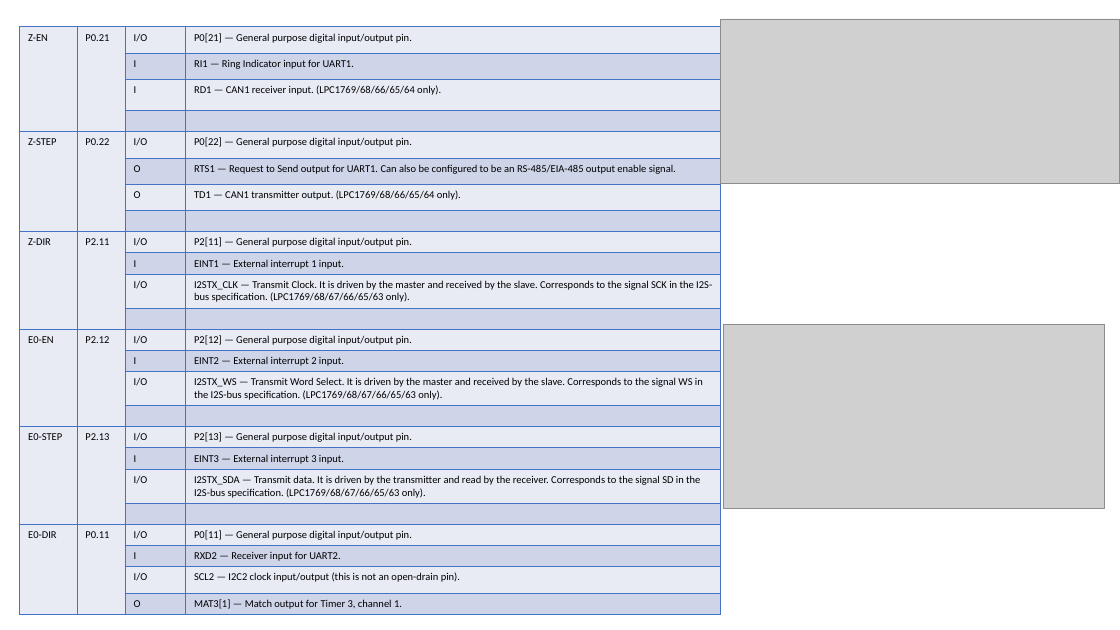
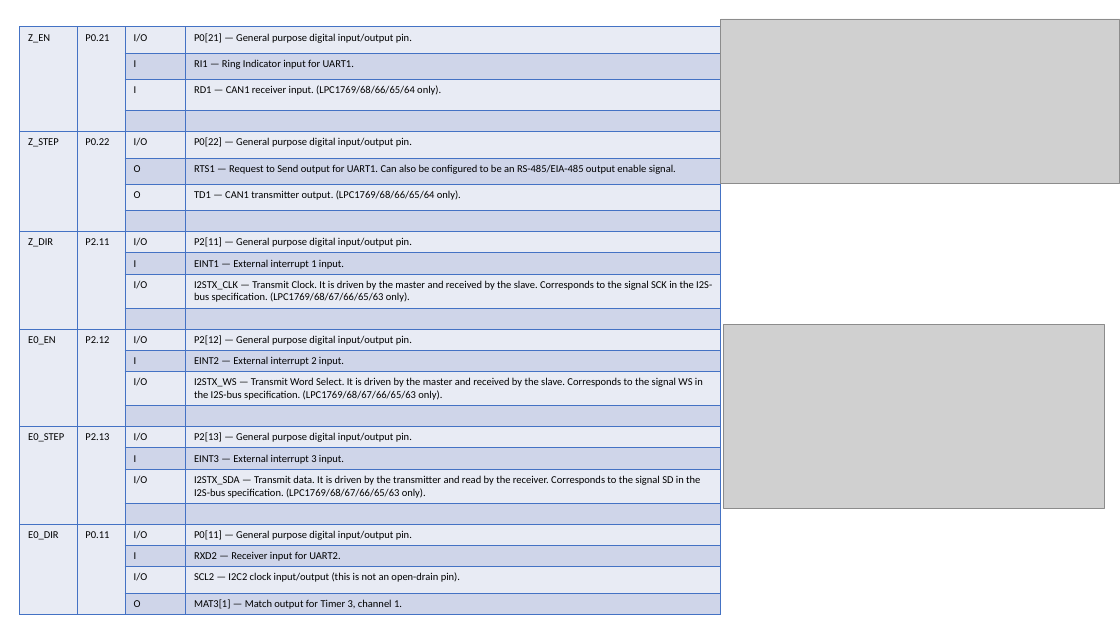
Before and after one commit to softkannan/3DPrint, a slide deck: slide 5 of hardware/Bigtreetech/Bigtreetech_skr_v1.3/SKR-V1.3 Pin Description.pptx. Drawn at 1120x630 pixels with LibreOffice and Linux fonts; fonts in the diff are those of the drawing; grey boxes stand for pictures. Boxes give left, top, right and bottom in pixels: in the first picture for what was removed or moved away, otherwise in the second. Text is boxed around its words. In the diff, an @@ line names an element or a change of style, - is before the commit and + after.

```diff
--- a/hardware/Bigtreetech/Bigtreetech_skr_v1.3/SKR-V1.3 Pin Description.pptx
+++ b/hardware/Bigtreetech/Bigtreetech_skr_v1.3/SKR-V1.3 Pin Description.pptx
@@ table at [20,27,721,613] @@
-row 1, column 1: Z-EN
+row 1, column 1: Z_EN
-row 5, column 1: Z-STEP
+row 5, column 1: Z_STEP
-row 9, column 1: Z-DIR
+row 9, column 1: Z_DIR
-row 13, column 1: E0-EN
+row 13, column 1: E0_EN
-row 17, column 1: E0-STEP
+row 17, column 1: E0_STEP
-row 21, column 1: E0-DIR
+row 21, column 1: E0_DIR
```
Also in this commit, not shown: 10 other slides changed, 2 slides added, 9 other files.
